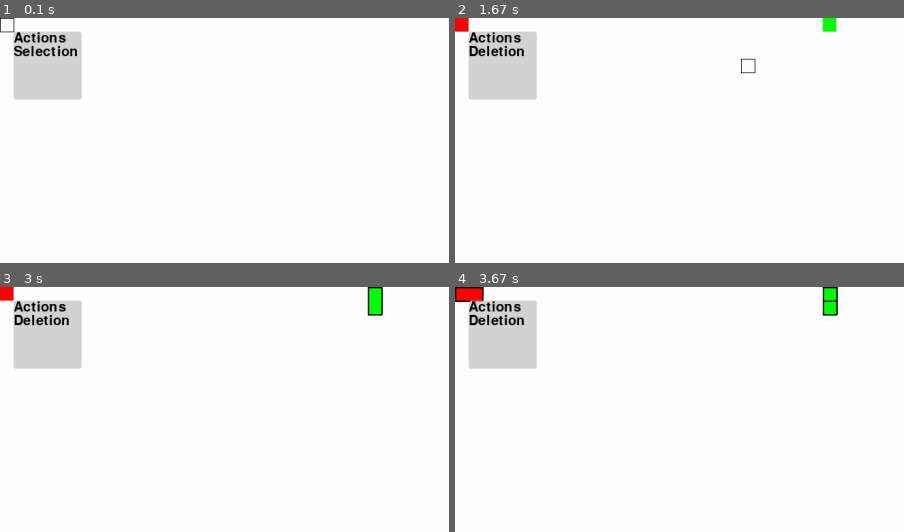
Above: before the commit, frames 1-4 (two rows, left to right).
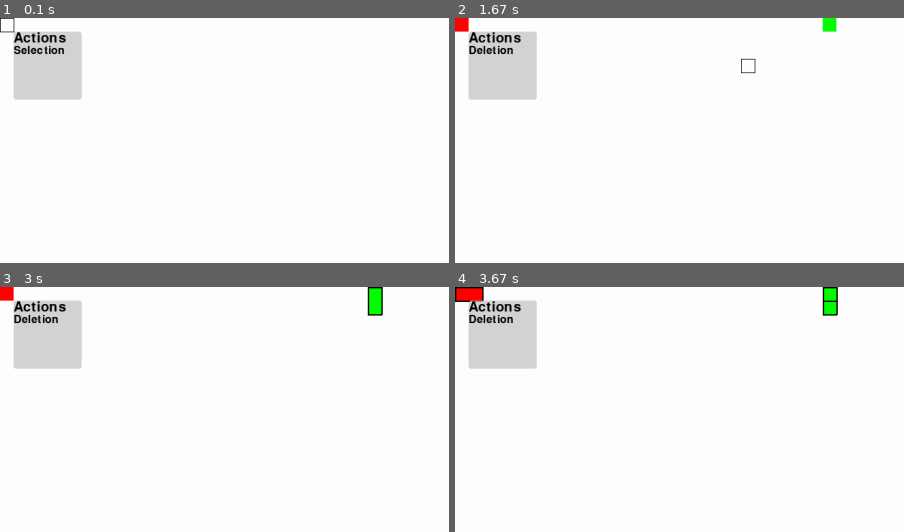
Above: after the commit, the same moments.

Repository: sbwhitt/pygame-life-simulation
Game: pygame game, started from main.py
The game is run twice, just before and just after one commit, with the same random seed, the same clock (stepped at 60 frames per second) and the same inputs.
Inputs (mouse positions are % of the whole screen's width and height, from its top left):
- Up to frame 1 (0.1 s): no input
- Up to frame 2 (1.67 s): click "Actions" at 0.38 s; click "Deletion" at 0.72 s; tap Enter at 1 s; tap E at 1.33 s
- Up to frame 3 (3 s): click (52, 16) at 1.72 s; tap E at 2, 2.4, 2.7, 2.98 s; tap X at 2.9 s
- Up to frame 4 (3.67 s): click (76, 41) at 3.22 s; click (81, 48) at 3.55 s
The pictures show only the part of the screen within x 0-50%, y 0-50%; the shares and areas given below are measured in that part.

The runs differ from the first frame. In frame 1, 0.4% of the frame differs, in the area x 3-18%, y 11-16%; in frame 2, 0.4%; in frame 3, 0.4%; in frame 4, 0.4%.

Commit message:
Font (#4)
* update picker menu text elements

* update stats text

---------

Co-authored-by: Samuel Whittenberger <sbw978@gmail.com>

Diff:
--- a/src/app.py
+++ b/src/app.py
@@ -32,7 +32,7 @@
         self.c_man = ColonyManager(self.screen)
         self.keys = []
         self.mouse = Mouse(self.window)
-        self.stats = Stats(self.screen, self.window.width)
+        self.stats = Stats(self.window.width)
         self.metrics = Metrics()
         self.minimap = MiniMap(self.screen, self.window)
         self.picker = Picker(settings.PICKER_MENU_WIDTH, settings.PICKER_MENU_WIDTH, (20, 20))
@@ -102,33 +102,33 @@
     # helpers
     def _update_stats(self) -> None:
         self.stats.clear()
-        self.stats.add_line("entities: ",
+        self.stats.add_stat("entities: ",
                             str(len(self.e_man.entities)))
-        self.stats.add_line("entities all time: ",
+        self.stats.add_stat("entities all time: ",
                             str(self.e_man.created))
-        self.stats.add_line("diseased entities: ",
+        self.stats.add_stat("diseased entities: ",
                             str(self.e_man.get_diseased_entities(self.e_man.entities)))
-        self.stats.add_line("entities eaten: ",
+        self.stats.add_stat("entities eaten: ",
                             str(self.e_man.eaten))
-        # self.stats.add_line("colonies: ",
+        # self.stats.add_stat("colonies: ",
         #                     str(len(self.c_man.colonies)))
-        self.stats.add_line("time elapsed: ", self.metrics.get_time_elapsed())
-        self.stats.add_line("entities per minute: ",
+        self.stats.add_stat("time elapsed: ", self.metrics.get_time_elapsed())
+        self.stats.add_stat("entities per minute: ",
                             str(int(self.metrics.get_rate("created") - self.metrics.get_rate("destroyed"))),
                             color=colors.GREEN)
-        self.stats.add_line("created per minute: ",
+        self.stats.add_stat("created per minute: ",
                             str(int(self.metrics.get_rate("created"))),
                             color=colors.BLUE)
-        self.stats.add_line("destroyed per minute: ",
+        self.stats.add_stat("destroyed per minute: ",
                             str(int(self.metrics.get_rate("destroyed"))),
                             color=colors.RED)
-        self.stats.add_line("diseased per minute: ",
+        self.stats.add_stat("diseased per minute: ",
                             str(int(self.metrics.get_rate("diseased"))),
                             colors.BROWN)
-        self.stats.add_line("eaten per minute: ",
+        self.stats.add_stat("eaten per minute: ",
                             str(int(self.metrics.get_rate("eaten"))),
                             colors.ORANGE)
-        self.stats.draw_lines()
+        self.stats.draw_stats(self.screen)
         pygame.draw.line(self.screen, colors.BLACK,
                          (self.window.width, 0), (self.window.width, self.window.height))
 
--- a/src/interface/picker.py
+++ b/src/interface/picker.py
@@ -2,6 +2,7 @@
 import src.utils.utils as utils
 import static.colors as colors
 import static.settings as settings
+from src.interface.text import Text
 
 
 class MenuOption:
@@ -12,27 +13,23 @@
         self.pos = pos
         self.rect = pygame.rect.Rect(self.pos[0], self.pos[1], self.width, self.height)
         self.selected = False
-        self.font = self._init_font()
+        self.text = Text(settings.FONT_SIZE_SMALLER)
 
     def render(self, screen: pygame.display) -> None:
         if utils.within_rect(pygame.mouse.get_pos(), self.rect):
-            pygame.draw.rect(screen, colors.RED, self.rect)
-            pygame.draw.lines(screen, colors.BLACK, True, utils.get_rect_outline(self.rect), 2)
+            self._render_hover(screen)
         else:
             utils.draw_rect_alpha(screen, utils.get_color_transparent(colors.RED, 200), self.rect)
         self._render_option_text(screen)
 
     # helpers
 
-    def _init_font(self) -> pygame.font.Font:
-        pygame.init()
-        pygame.font.init()
-        return pygame.font.Font(
-            pygame.font.get_default_font(), settings.FONT_SIZE_SMALLER)
+    def _render_hover(self, screen: pygame.display) -> None:
+        pygame.draw.rect(screen, colors.RED, self.rect)
+        pygame.draw.lines(screen, colors.BLACK, True, utils.get_rect_outline(self.rect), 2)
 
     def _render_option_text(self, screen: pygame.display) -> None:
-        f = self.font.render(self.option, True, colors.BLACK)
-        screen.blit(f, self.pos)
+        self.text.render(screen, self.option, self.pos)
 
 
 class Picker:
@@ -45,12 +42,12 @@
         self.options_size = settings.PICKER_OPTION_SIZE
         self.menu_open = False
         self.margin = 20
-        self.font = self._init_font()
-        self.menu_title = "Actions"
         self._build_options([settings.ACTION_MENU_OPTIONS[0],
                              settings.ACTION_MENU_OPTIONS[1],
                              settings.ACTION_MENU_OPTIONS[2]])
         self.selected_option = None if len(self.options) < 1 else self.options[0]
+        self.title_text = Text(settings.FONT_SIZE)
+        self.action_text = Text(settings.FONT_SIZE_SMALLER)
 
     def render(self, screen: pygame.display) -> None:
         color = colors.GRAY
@@ -85,12 +82,6 @@
 
     # helpers
 
-    def _init_font(self) -> pygame.font.Font:
-        pygame.init()
-        pygame.font.init()
-        return pygame.font.Font(
-            pygame.font.get_default_font(), settings.FONT_SIZE)
-
     def _render_menu_options(self, screen: pygame.display) -> None:
         if not self.menu_open:
             return
@@ -99,10 +90,8 @@
             o.render(screen)
 
     def _render_menu_text(self, screen: pygame.display) -> None:
-        f = self.font.render(self.menu_title, True, colors.BLACK)
-        screen.blit(f, self.pos)
-        f = self.font.render(self.selected_option.option, True, colors.BLACK)
-        screen.blit(f, utils.add_twoples(self.pos, (0, settings.FONT_SIZE)))
+        self.title_text.render(screen, "Actions", self.pos)
+        self.action_text.render(screen, self.selected_option.option, utils.add_twoples(self.pos, (0, settings.FONT_SIZE)))
 
     def _build_options(self, options: list[str]) -> list[MenuOption]:
         for i in range(len(options)):
--- a/src/interface/stats.py
+++ b/src/interface/stats.py
@@ -1,28 +1,34 @@
 import pygame
+import src.utils.utils as utils
 import static.colors as colors
 import static.settings as settings
+from src.interface.text import Text
+
+
+class Stat:
+    def __init__(self, title: str, value: str, pos: tuple, color: pygame.Color):
+        self.title = title
+        self.value = value
+        self.pos = pos
+        self.color = color
+
+    def render(self, screen: pygame.display) -> None:
+        Text(color=self.color).render(screen, self.title, self.pos)
+        Text(color=self.color).render(screen, self.value, utils.add_twoples(self.pos, (0, settings.FONT_SIZE)))
 
 
 class Stats:
-    def __init__(self, screen, width):
-        pygame.init()
-        pygame.font.init()
-        self.font = pygame.font.Font(
-            pygame.font.get_default_font(), settings.FONT_SIZE)
-        self.screen = screen
+    def __init__(self, width):
         self.width = width
-        self.lines = []
+        self.stats = []
 
-    def add_line(self, title: str, value: str, color: pygame.Color = colors.BLACK) -> None:
-        self.lines.append(pygame.font.Font.render(
-            self.font, title, True, color))
-        self.lines.append(pygame.font.Font.render(
-            self.font, value, True, color))
+    def add_stat(self, title: str, value: str, color: pygame.Color=colors.BLACK) -> None:
+        self.stats.append(Stat(title, value, (self.width+10, 2*settings.FONT_SIZE*len(self.stats)), color))
 
-    def draw_lines(self) -> None:
-        for i in range(len(self.lines)):
-            self.screen.blit(
-                self.lines[i], (self.width+10, i*settings.FONT_SIZE))
+    def draw_stats(self, screen: pygame.display) -> None:
+        s: Stat
+        for s in self.stats:
+            s.render(screen)
 
     def clear(self) -> None:
-        self.lines = []
+        self.stats.clear()
--- /dev/null
+++ b/src/interface/text.py
@@ -0,0 +1,21 @@
+import pygame
+import src.utils.utils as utils
+import static.settings as settings
+import static.colors as colors
+
+
+class Text:
+    def __init__(self, font_size: int=settings.FONT_SIZE, color: pygame.Color=colors.BLACK):
+        self.font_size = font_size
+        self.color = color
+        self.font = self._init_font()
+
+    def render(self, screen: pygame.display, text: str, pos: tuple) -> None:
+        screen.blit(self.font.render(text, True, self.color), pos)
+
+    # helpers
+
+    def _init_font(self) -> pygame.font.Font:
+        # pygame.init()
+        pygame.font.init()
+        return pygame.font.Font(pygame.font.get_default_font(), self.font_size)
